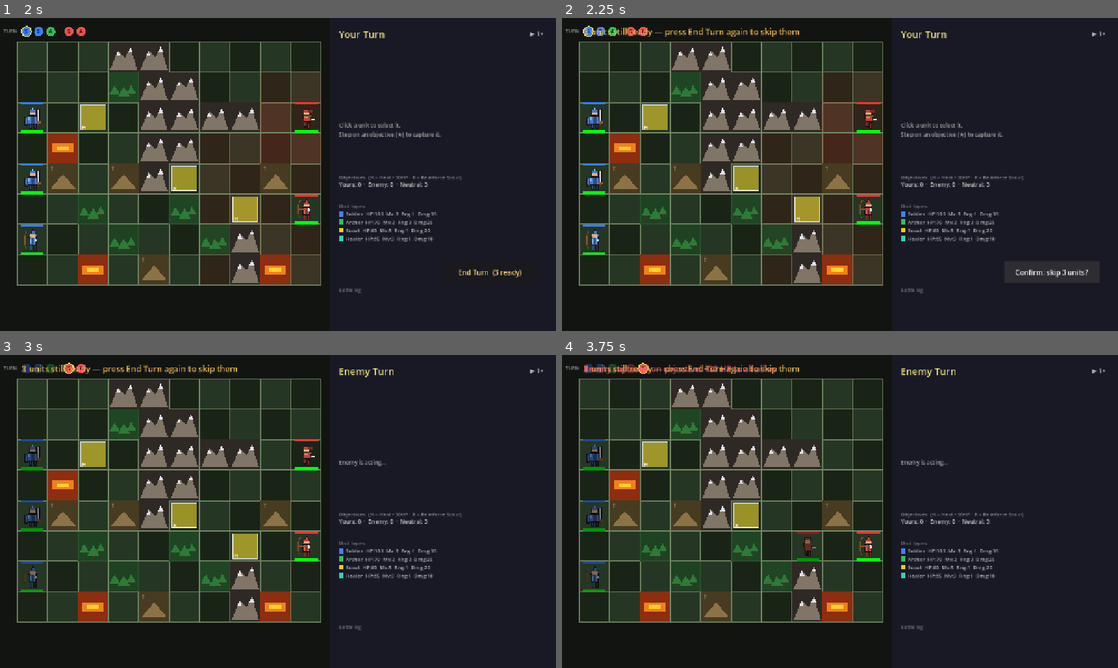
Above: before the commit, frames 1-4 (two rows, left to right).
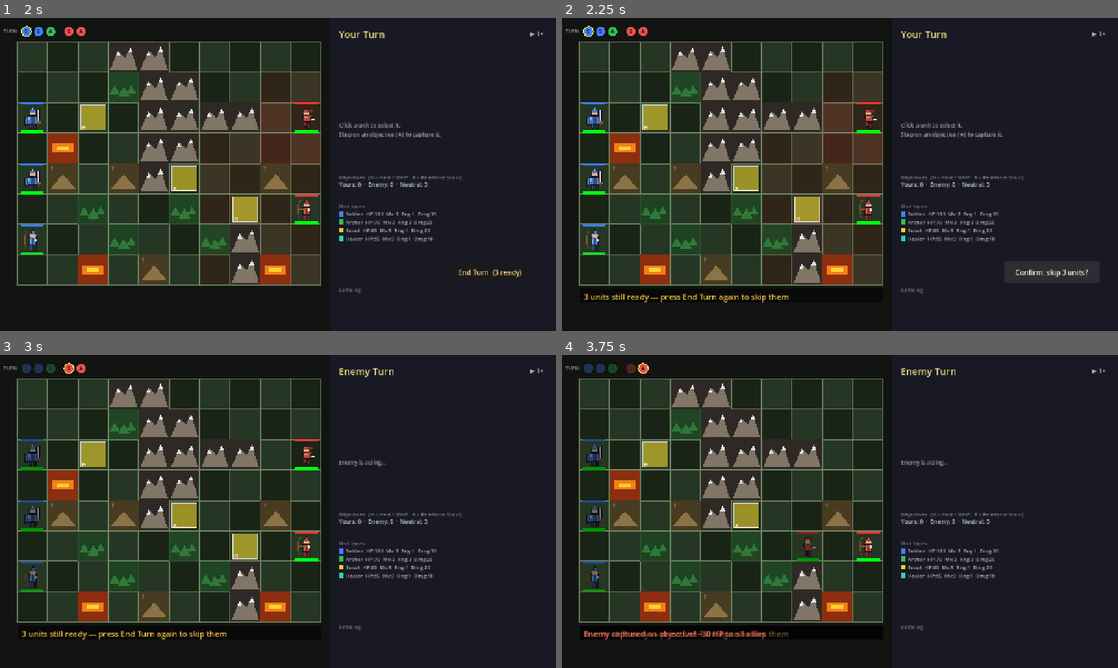
Above: after the commit, the same moments.

Repository: kabuumu/strategy-prototype
Game: Godot game, scene res://src/title/title.tscn
The game is run twice, just before and just after one commit, with the same random seed, the same clock (stepped at 60 frames per second) and the same inputs.
Inputs (mouse positions are in pixels of both pictures, inside the frame that each line leads up to):
- Up to frame 1 (2 s): click "New Game" at 0.5 s; click "Battle" at 1.25 s
- Up to frame 2 (2.25 s): click "End Turn (3 ready)" at 2 s
- Up to frame 3 (3 s): click "Confirm: skip 3 units?" at 2.75 s
- Up to frame 4 (3.75 s): tap Enter at 3.5, 3.6 s; move the mouse to (962, 495) at 3.52 s; click (962, 495) at 3.67 s

Frame 1 is identical in both runs. In frame 2, 0.8% of the frame differs, in the area x 3-43%, y 3-91%; in frame 3, 0.8%; in frame 4, 1.1%.

Commit message:
Declutter battle UI: unified floating text + layering fixes
- single float_text() on Unit stacks concurrent messages into vertical
  slots so damage numbers / combat tags / status words never overlap
  (damage number, status popup, combat label now route through it)
- merge CRIT/FLANK/COVER into one combat tag per hit (was up to 2 labels
  stacked at the same y)
- drop redundant poison/burn word popups — the floating damage number plus
  the persistent ☠/🔥 badge already convey it
- remove duplicate Sfx.play("kill") (aliases to "death", already played)
- move the toast banner to the clear band below the grid so it no longer
  overlaps the initiative strip at the top; add a backing + fade-out

Co-Authored-By: Claude Opus 4.8 <noreply@anthropic.com>

Diff:
--- a/src/battle/battle.gd
+++ b/src/battle/battle.gd
@@ -1191,23 +1191,27 @@
 		# Enemy hit a player unit — extra "hit" cue + red flash, intensity ∝ damage.
 		Sfx.play("hit")
 		_flash_hurt(dmg, defender.max_hp)
+	# Build a single combat tag (crit/flank + optional cover) so one hit shows
+	# at most one emphasis label above the damage number, not three.
+	var tag := ""
+	var tag_col := Color(1.0, 0.85, 0.30)
 	if res["crit"]:
-		defender.show_combat_label("CRIT!", Color(1.0, 0.45, 0.20))
+		tag = "CRIT"; tag_col = Color(1.0, 0.45, 0.20)
 		_log_event("%s ⚡ CRIT %d → %s" % [_unit_label(attacker), dmg, _unit_label(defender)])
 		_shake_grid(4.5)
 	elif res["flank"]:
-		defender.show_combat_label("FLANKED!", Color(1.0, 0.85, 0.30))
+		tag = "FLANK"
 		_log_event("%s ⚔ flank %d → %s" % [_unit_label(attacker), dmg, _unit_label(defender)])
 		_shake_grid(3.5)
 	else:
 		_log_event("%s hits %s for %d" % [_unit_label(attacker), _unit_label(defender), dmg])
 		_shake_grid(2.5)
-	# Cover tag — shown alongside whatever main combat label fired
-	if res["cover"] and not (res["crit"]):
-		defender.show_combat_label("COVER −25%", Color(0.45, 0.85, 0.45))
+	if res["cover"]:
+		tag = (tag + "+" if tag != "" else "") + "COVER"
+	if tag != "":
+		defender.show_combat_label(tag, tag_col)
 	if not defender.is_alive():
 		_kill_punch()
-		Sfx.play("kill")
 		defender.play_death_animation()
 		defender.modulate = DEATH_TINT
 		Sfx.play("death")
@@ -1998,13 +2002,13 @@
 	# Standing in lava refreshes burn
 	if u.grid_pos in lava and u.is_alive():
 		u.apply_burn(2)
+	# DoT shows the floating damage number; the persistent ☠/🔥 badge gives
+	# the cause, so no extra word popup is needed.
 	if u.poison_turns > 0:
 		u.take_damage(POISON_DMG)
-		u.show_status_popup("-%d poison" % POISON_DMG, Color(0.45, 0.85, 0.30))
 		u.poison_turns -= 1
 	if u.is_alive() and u.burn_turns > 0:
 		u.take_damage(BURN_DMG)
-		u.show_status_popup("-%d burn" % BURN_DMG, Color(1.0, 0.5, 0.15))
 		u.burn_turns -= 1
 	if not u.is_alive():
 		u.modulate = DEATH_TINT
@@ -2027,16 +2031,26 @@
 # Toast notifications
 # ---------------------------------------------------------------------------
 func _show_toast(text: String, color: Color) -> void:
+	# Banner in the clear band below the grid (grid bottom ≈ 615), so it never
+	# overlaps the initiative strip (top) or the units.
+	var holder := Control.new()
+	holder.position = Vector2(40.0, 624.0)
+	holder.z_index  = 50
+	add_child(holder)
+	var bg := ColorRect.new()
+	bg.color    = Color(0.0, 0.0, 0.0, 0.55)
+	bg.size     = Vector2(700.0, 30.0)
+	holder.add_child(bg)
 	var lbl := Label.new()
 	lbl.text     = text
-	lbl.add_theme_font_size_override("font_size", 19)
+	lbl.add_theme_font_size_override("font_size", 18)
 	lbl.modulate = color
-	# Position above the grid centre so it doesn't clash with units
-	lbl.position = Vector2(50.0, 18.0)
-	add_child(lbl)
+	lbl.position = Vector2(10.0, 4.0)
+	holder.add_child(lbl)
 	var tw := create_tween()
-	tw.tween_interval(2.5)
-	tw.tween_callback(lbl.queue_free)
+	tw.tween_interval(2.2)
+	tw.tween_property(holder, "modulate:a", 0.0, 0.4)
+	tw.tween_callback(holder.queue_free)
 
 # ---------------------------------------------------------------------------
 # Win / Loss overlays
--- a/src/battle/unit.gd
+++ b/src/battle/unit.gd
@@ -34,6 +34,7 @@
 var _body: Sprite2D
 var _status_label: Label
 var _hp_bar: ColorRect
+var _float_slot: int = 0   # next free vertical slot for stacked floating text
 
 # ---------------------------------------------------------------------------
 func setup(type: String, p_team: int, pos: Vector2i) -> void:
@@ -190,20 +191,32 @@
 			_body.position.y + 18.0, 0.45).set_trans(Tween.TRANS_QUAD)
 	tw.tween_property(_body, "modulate:a", 0.55, 0.45)
 
-# Floating damage number that drifts up and fades
-func _spawn_damage_number(amount: int) -> void:
+# Unified floating text. Concurrent messages are stacked into vertical slots
+# so they never overlap; each rises and fades, then frees its slot. This is the
+# single entry point for damage numbers, combat tags, and ability/status words.
+func float_text(text: String, color: Color, font_size: int = 16, emphasis: bool = false) -> void:
+	var slot := _float_slot
+	_float_slot += 1
 	var lbl := Label.new()
-	lbl.text = str(amount)
-	lbl.add_theme_font_size_override("font_size", 20)
-	lbl.modulate = Color(1.0, 0.85, 0.2)
-	lbl.position = Vector2(-12.0, -34.0)
-	lbl.z_index  = 100
+	lbl.text = text
+	lbl.add_theme_font_size_override("font_size", font_size)
+	lbl.modulate = color
+	lbl.z_index  = 101 if emphasis else 100
+	lbl.size = Vector2(60.0, 16.0)
+	lbl.horizontal_alignment = HORIZONTAL_ALIGNMENT_CENTER
+	var y0 := -34.0 - float(slot) * 18.0
+	lbl.position = Vector2(-30.0, y0)
 	add_child(lbl)
 	var tw := create_tween()
 	tw.set_parallel(true)
-	tw.tween_property(lbl, "position:y", -58.0, 0.7).set_trans(Tween.TRANS_QUAD).set_ease(Tween.EASE_OUT)
-	tw.tween_property(lbl, "modulate:a", 0.0, 0.7).set_delay(0.15)
-	tw.chain().tween_callback(lbl.queue_free)
+	tw.tween_property(lbl, "position:y", y0 - 22.0, 0.8).set_trans(Tween.TRANS_QUAD).set_ease(Tween.EASE_OUT)
+	tw.tween_property(lbl, "modulate:a", 0.0, 0.8).set_delay(0.25)
+	tw.chain().tween_callback(func() -> void:
+		lbl.queue_free()
+		_float_slot = maxi(0, _float_slot - 1))
+
+func _spawn_damage_number(amount: int) -> void:
+	float_text(str(amount), Color(1.0, 0.85, 0.2), 20)
 
 # Quick red flash on the sprite (independent of the unit's acted/dead tint)
 func _flash_hit() -> void:
@@ -213,20 +226,9 @@
 	var tw := create_tween()
 	tw.tween_property(_body, "modulate", Color(1.0, 1.0, 1.0), 0.25)
 
-# Floating status word (e.g. "STUNNED!") that rises and fades
+# Floating status/ability word (e.g. "STUNNED!", "DASH!", "+35")
 func show_status_popup(text: String, color: Color) -> void:
-	var lbl := Label.new()
-	lbl.text = text
-	lbl.add_theme_font_size_override("font_size", 15)
-	lbl.modulate = color
-	lbl.position = Vector2(-26.0, -48.0)
-	lbl.z_index  = 100
-	add_child(lbl)
-	var tw := create_tween()
-	tw.set_parallel(true)
-	tw.tween_property(lbl, "position:y", -70.0, 0.9)
-	tw.tween_property(lbl, "modulate:a", 0.0, 0.9).set_delay(0.3)
-	tw.chain().tween_callback(lbl.queue_free)
+	float_text(text, color, 15)
 
 func get_ability() -> Dictionary:
 	return GameManager.UNIT_TYPES[unit_type].get("ability", {})
@@ -246,20 +248,9 @@
 func is_alive() -> bool:
 	return hp > 0
 
-# Floating coloured label (e.g. "CRIT!" / "FLANKED!") shown above the unit.
+# Emphasised combat tag (e.g. "CRIT", "FLANK+COVER") shown above the unit.
 func show_combat_label(text: String, color: Color) -> void:
-	var lbl := Label.new()
-	lbl.text = text
-	lbl.add_theme_font_size_override("font_size", 14)
-	lbl.modulate = color
-	lbl.position = Vector2(-26.0, -54.0)
-	lbl.z_index  = 101
-	add_child(lbl)
-	var tw := create_tween()
-	tw.set_parallel(true)
-	tw.tween_property(lbl, "position:y", -78.0, 0.9).set_trans(Tween.TRANS_QUAD).set_ease(Tween.EASE_OUT)
-	tw.tween_property(lbl, "modulate:a", 0.0, 0.9).set_delay(0.30)
-	tw.chain().tween_callback(lbl.queue_free)
+	float_text(text, color, 14, true)
 
 func get_move_range() -> int:
 	var udata: Dictionary = GameManager.UNIT_TYPES[unit_type]
